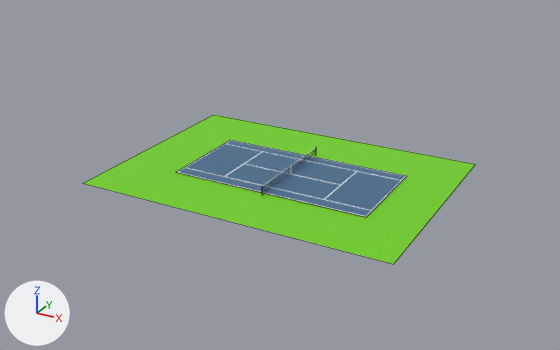
A saved change to the OBJ model src/models/court/court.obj.
Camera for both pictures: a camera (50 mm lens) standing at (35.5, -67.0, 33.1) and looking at (-0.4, -1.7, 0.5). The lights are fixed; the arrows at lower left show +X, +Y and +Z. Mesh edges are drawn as thin lines on the coarser meshes. Where no turn or scale is listed for an object, it has been applied to the vertices. Vertices at the same position are counted once.
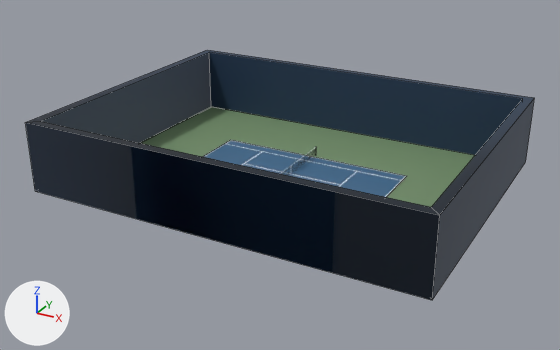
Scene script edits in JSON lines:
```json
{"op": "add", "block": "img_green1_png", "code": ["img_green1_png = load_image('green1.png', 'green1.png', 1, 1, 'sRGB')"]}
{"op": "add", "block": "img_blue_png", "code": ["img_blue_png = load_image('blue.png', 'blue.png', 1, 1, 'sRGB')"]}
{"op": "set", "path": "mat_orange.texture", "old": "img_green_png", "new": "img_green1_png"}
{"op": "add", "block": "mat_wall", "code": ["mat_wall = principled_material('wall')", "mat_wall.texture = img_blue_png", "mat_wall.roughness = 0.526"]}
{"block": "me_plane_001", "where": "me_plane_001.from_pydata(...)  # 4 vertices, 1 face; spans x -17.9..16.4, y -12.3..12.3, z -0.1"}
{"block": "me_plane_001", "where": "# used by ob_plane_001; location = (0.0, 0.0, 0.0)"}
{"block": "me_plane_001", "change": "me_plane_001 part 1"}
{"op": "set", "path": "me_plane_001.vertices[0].co", "old": "(-17.9, -12.3, -0.1)", "new": "(-20.0, -15.0, -0.1)", "note": "pixel (82, 183) -> not seen"}
{"op": "set", "path": "me_plane_001.vertices[1].co", "old": "(16.4, -12.3, -0.1)", "new": "(20.0, -15.0, -0.1)", "note": "pixel (393, 264) -> not seen"}
{"op": "set", "path": "me_plane_001.vertices[2].co", "old": "(-17.9, 12.3, -0.1)", "new": "(-20.0, 15.0, -0.1)", "note": "pixel (213, 114) -> pixel (211, 106)"}
{"op": "set", "path": "me_plane_001.vertices[3].co", "old": "(16.4, 12.3, -0.1)", "new": "(20.0, 15.0, -0.1)", "note": "pixel (475, 164) -> not seen"}
{"op": "add", "block": "me_plane_004_plane_003", "code": ["me_plane_004_plane_003 = bpy.data.meshes.new('Plane.004_Plane.003')", "me_plane_004_plane_003.from_pydata(...)  # 16 vertices, 13 faces; spans x -21.0..21.0, y -16.0..16.0, z -0.2..7.2", "me_plane_004_plane_003.materials.append(mat_wall)  # picture img_blue_png"]}
{"op": "add", "block": "ob_plane_004_plane_003", "code": ["ob_plane_004_plane_003 = bpy.data.objects.new('Plane.004_Plane.003', me_plane_004_plane_003)", "ob_plane_004_plane_003.location = (0.0, 0.0, 0.0)"]}
```

Changed parts and their boxes (x1, y1, x2, y2) in the pictures (560 x 350 px):
```json
{"object": "Plane.004_Plane.003", "change": "added", "after": [25, 50, 534, 300], "on screen": "blue"}
{"object": "Plane.001", "change": "surface changed, reshaped", "before": [83, 115, 476, 264], "after": [140, 106, 475, 207]}
```
